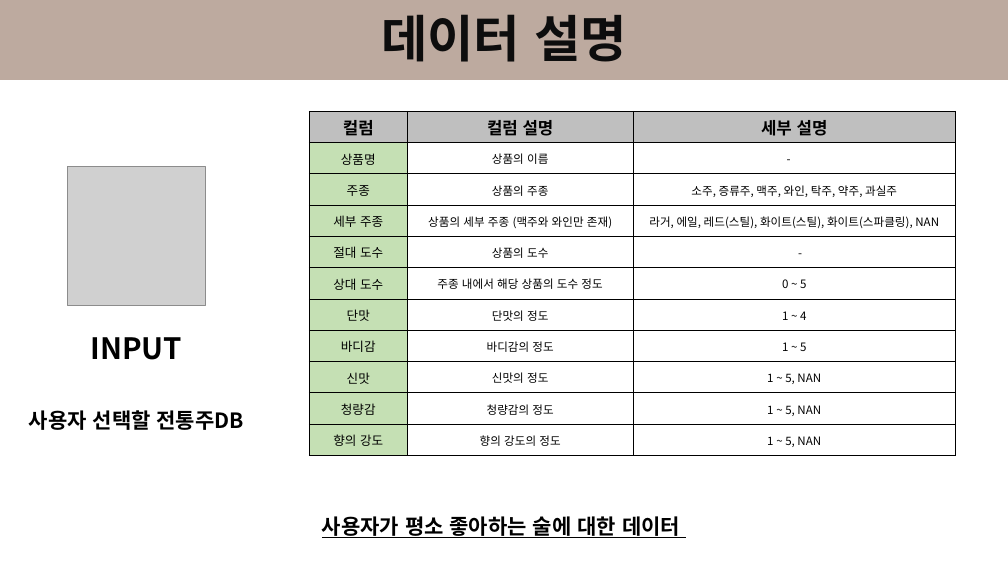
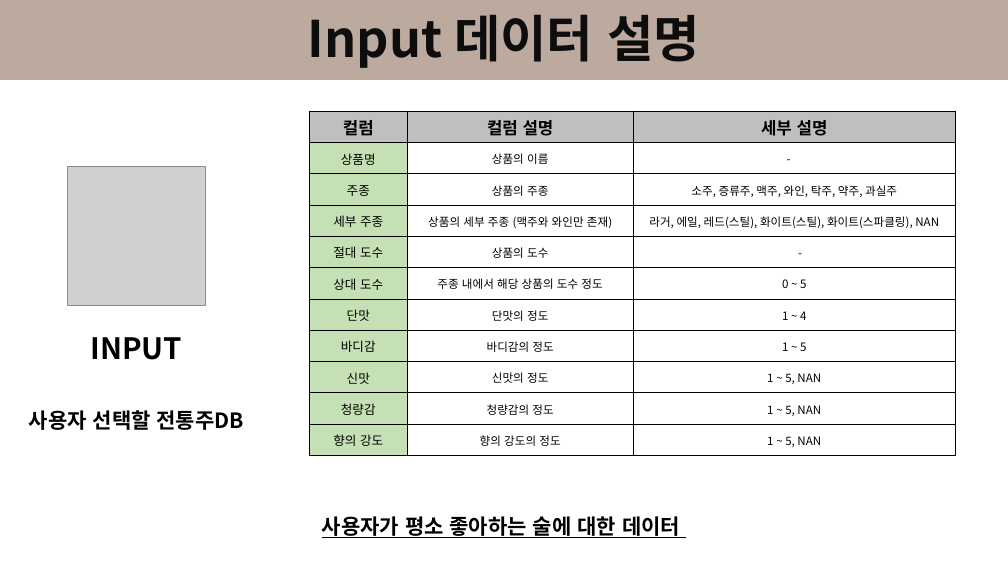
Before and after one commit to dongkieric98/Traditional_Liquor_Recommendation_Algorithm, a slide deck: slide 7 of TLRAlgorithm.pptx. Drawn at 1008x567 pixels with LibreOffice and Linux fonts; fonts in the diff are those of the drawing; grey boxes stand for pictures. Boxes give left, top, right and bottom in pixels: in the first picture for what was removed or moved away, otherwise in the second. Text is boxed around its words. In the diff, an @@ line names an element or a change of style, - is before the commit and + after.

```diff
--- a/TLRAlgorithm.pptx
+++ b/TLRAlgorithm.pptx
@@ text at box(308, 14, 700, 68): text changed @@
-데이터 설명
+Input 데이터 설명
```
Also in this commit, not shown: 2 other slides changed, 3 slides added, 1 slide removed.
